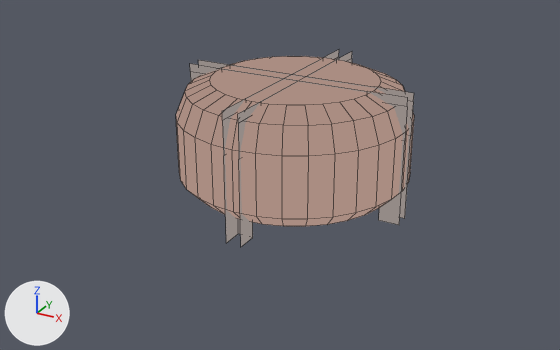
Before and after pictures for a commit that changed the Blender file models/blend/halle.blend.
Both versions are drawn from a 50 mm lens placed at (20.6, -39.3, 19.8), pointed at (-0.4, -1.2, 0.7). The axes (+X, +Y, +Z) are drawn at lower left. The lights are the same throughout. The first picture is the older version. Mesh edges are drawn as thin lines.
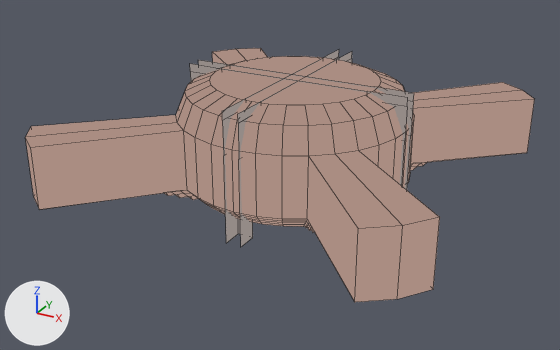
Commit message: Halle Update

Where the change shows, as pixel boxes [x1, y1, x2, y2] in the pictures (560 x 350 px):
```json
{"object": "Cylinder", "change": "reshaped", "before": [176, 50, 414, 247], "after": [25, 48, 534, 302], "on screen": "113% wider, 29% taller"}
{"part": 1, "of": "me_cylinder", "change": "built on", "before": [176, 118, 390, 226], "after": [25, 48, 534, 302]}
```

Scene script edits in JSON lines:
```json
{"block": "me_cylinder", "where": "# used by ob_cylinder; location = (0.0, 0.0, 0.0)"}
{"op": "remove", "block": "me_cylinder", "code": "me_cylinder.from_pydata(...)  # 224 vertices, 168 faces; spans x -7.19..7.21, y -7.22..7.19, z -1.2..6.6"}
{"op": "add", "block": "me_cylinder", "code": "me_cylinder.from_pydata(...)  # 428 vertices, 368 faces; spans x -12.13..12.12, y -12.12..12.13, z -1.2..6.6"}
{"block": "me_cylinder", "change": "me_cylinder part 1"}
{"block": "me_cylinder", "change": "12 vertices are removed from x -5.91..5.91, y -5.91..5.91, z 0.8"}
{"block": "me_cylinder", "change": "48 faces are deleted"}
{"block": "me_cylinder", "change": "8 vertices move from x -5.17..5.17, y -5.17..5.17, z -0.09 to x -5.26..5.26, y -5.27..5.26, z -0.09"}
{"block": "me_cylinder", "change": "204 vertices are added at x -12.13..12.12, y -12.12..12.13, z 0.13..0.8"}
{"block": "me_cylinder", "change": "12 new vertices lie (0.0, 0.0, 3.67) away from vertices in x -12.13..12.12, y -12.12..12.13, z 0.8"}
{"block": "me_cylinder", "change": "248 new faces join them"}
```
